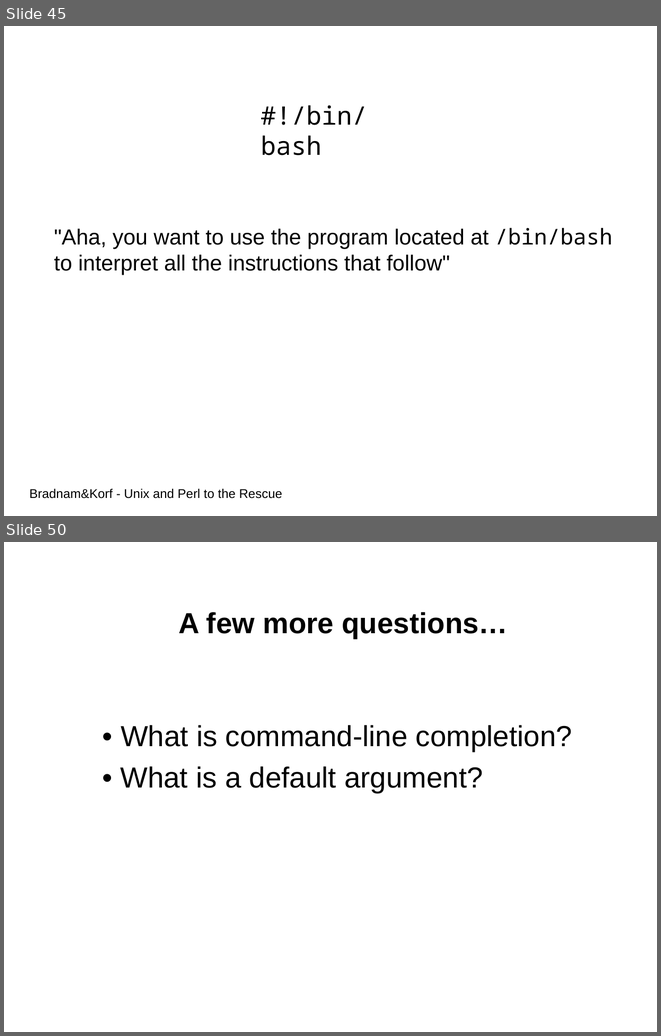
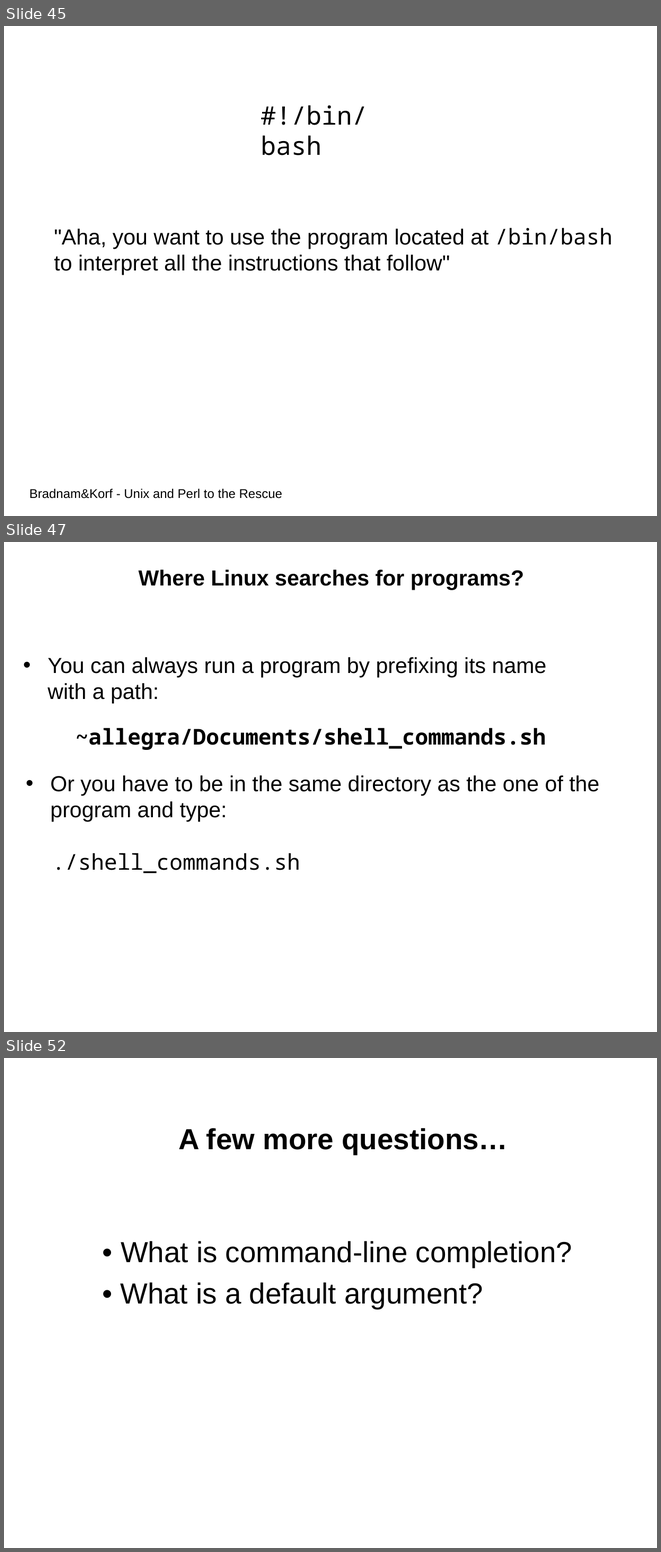
Before and after one commit to aidanbudd/ppisnd, a slide deck: trainingMaterial/allegraVia/linux_command_line/Unix-Theory-EMBO-Budapest.ppt. Shown one above the other, each under a label of ours: slides 45 and 50 before the commit, slides 45, 47 and 52 after it; the slides between them are not shown. The pictures are 661x1036 and 661x1552 pixels, drawn with LibreOffice and Linux fonts; fonts in the diff are those of the drawing. Boxes give left, top, right and bottom in pixels: in the first picture for what was removed or moved away, otherwise in the second. Text is boxed around its words. In the diff, an @@ line names an element or a change of style, - is before the commit and + after.

Commit message:
minor changes to Linux ppt

```diff
--- a/trainingMaterial/allegraVia/linux_command_line/Unix-Theory-EMBO-Budapest.ppt
+++ b/trainingMaterial/allegraVia/linux_command_line/Unix-Theory-EMBO-Budapest.ppt
@@ slide 47 added at (4, 542, 657, 1032), background #FFFFFF @@
@@ text added at (139, 570, 524, 590), 24 pt, text #000000, bold @@
+Where Linux searches for programs?
@@ text added at (47, 657, 547, 750), 24 pt, text #000000 @@
+• You can always run a program by prefixing its name with a path:
+~allegra/Documents/shell_commands.sh
@@ text added at (50, 775, 599, 873), 24 pt, text #000000 @@
+• Or you have to be in the same directory as the one of the program and type:
+./shell_commands.sh
@@ what was slide 50 is now slide 52 @@
```
Also in this commit, not shown: 6 slides changed, 1 other slide added.
